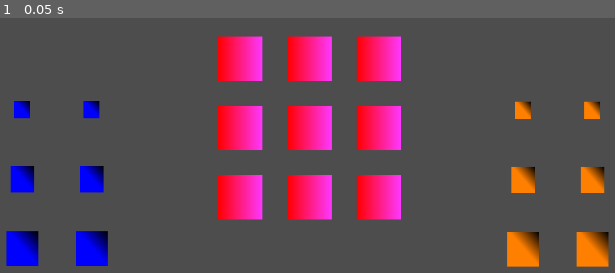
Above: before the commit, frame 1.
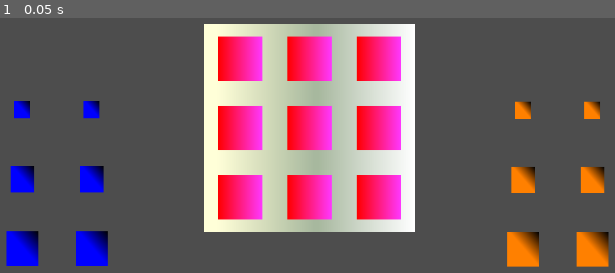
Above: after the commit, the same moment.

Repository: Sukketto/Tris
Game: Godot game, scene res://main.tscn
Two runs of this game, one before a commit and one after it. Both use one fixed random seed, a clock stepped at 60 frames per second and the inputs below.
Inputs:
- Up to frame 1 (0.05 s): no input

The runs differ from the first frame. In frame 1, 17% of the frame differs, in the area x 33-68%, y 2-84%.

Commit message:
Vincitore
- La griglia si colora del colore del vincitore
- Corretto errore nella memorizzazione della griglia
- Rework della libreria druggable per essere più generica
- Impostato il proprietario della pedina la casella di appartenenza.

Diff:
--- a/scenes/Board.tscn
+++ b/scenes/Board.tscn
@@ -1,8 +1,19 @@
-[gd_scene load_steps=2 format=3 uid="uid://dvpna5cl32k2f"]
+[gd_scene load_steps=4 format=3 uid="uid://dvpna5cl32k2f"]
 
 [ext_resource type="Script" path="res://scripts/board.gd" id="1_2k312"]
+
+[sub_resource type="Gradient" id="Gradient_1f45b"]
+offsets = PackedFloat32Array(0.0588235, 0.532872, 1)
+colors = PackedColorArray(1, 1, 0.847059, 1, 0.65098, 0.717647, 0.615686, 1, 1, 1, 1, 1)
+
+[sub_resource type="GradientTexture2D" id="GradientTexture2D_chcic"]
+gradient = SubResource("Gradient_1f45b")
 
 [node name="Board" type="Node2D"]
 script = ExtResource("1_2k312")
 
+[node name="Sprite2D" type="Sprite2D" parent="."]
+scale = Vector2(4.75121, 4.68)
+texture = SubResource("GradientTexture2D_chcic")
+
 [node name="Content" type="Node2D" parent="."]
--- a/scripts/board.gd
+++ b/scripts/board.gd
@@ -5,6 +5,7 @@
 # Matrice di Cell, 3x3
 var _board = []
 @onready var content = $Content
+@onready var sprite = $Sprite2D
 
 @export var cell_scene : PackedScene = preload("res://scenes/Cell.tscn")
 @export var cell_spread : int = 100
@@ -17,7 +18,7 @@
 			var cell = cell_scene.instantiate()
 			cell.position = (Vector2(i, j)*cell.scale*cell_spread)
 			content.add_child(cell)
-			_board[i].append(cell)
+			_board[i+1].append(cell)
 
 func get_winner():
 	# Check for a winner in the rows, columns, and diagonals
@@ -39,3 +40,12 @@
 			_board[1][1].get_pedina_color() == _board[2][0].get_pedina_color():
 		return _board[0][2].get_pedina_color()
 	return null
+
+func _process(delta):
+	var win = get_winner()
+	if win == Pedina.PedinaColor.ORANGE:
+		sprite.modulate = Color(1,0.5,0)
+	elif win == Pedina.PedinaColor.BLUE:
+		sprite.modulate = Color(0,0,1)
+	else:
+		sprite.modulate = Color(1,1,1)
--- a/scripts/draggable.gd
+++ b/scripts/draggable.gd
@@ -3,33 +3,59 @@
 
 var _draggable : bool = false
 var _is_valid_drop_position : bool = false
-var body_ref
-var offset : Vector2
-var initialPos : Vector2
+var _is_dragging : bool = false :
+	set(value):
+		global.is_dragging = value
+		_is_dragging = value
+var _last_drop_zone
+var _initial_drag_offset : Vector2
+var _initial_drag_pos : Vector2
 
 func _process(delta):
-	if _draggable:
-		if Input.is_action_just_pressed("click"):
-			initialPos = global_position
-			offset = get_global_mouse_position() - global_position
-			global.is_dragging = true
+	if can_drag():
+		if Input.is_action_just_pressed("click") and not global.is_dragging:
+			_initial_drag_pos = global_position
+			_initial_drag_offset = get_global_mouse_position() - global_position
+			_is_dragging = true
+	if _is_dragging:
 		if Input.is_action_pressed("click"):
-			global_position = get_global_mouse_position() - offset
-		elif Input.is_action_just_released("click"):
-			global.is_dragging = false
-			var tween = get_tree().create_tween()
-			if _is_valid_drop_position:
-				_on_drop(tween,body_ref)
+			global_position = get_global_mouse_position() - _initial_drag_offset
+		else:
+			_is_dragging = false
+			if can_drop(_last_drop_zone):
+				on_drop(_last_drop_zone)
 			else:
-				tween.tween_property(self,"global_position",initialPos,0.2).set_ease(Tween.EASE_OUT)
+				on_drop_fail(_last_drop_zone)
 
 func _on_area_2d_mouse_entered():
 	if not global.is_dragging:
 		_draggable = true
+		z_index = 2
 
 func _on_area_2d_mouse_exited():
 	if not global.is_dragging:
 		_draggable = false
+		z_index = 1
 
-func _on_drop(tween,body):
-	tween.tween_property(self,"position",body_ref.position,0.2).set_ease(Tween.EASE_OUT)
+func _on_area_2d_body_shape_entered(body_rid, body, body_shape_index, local_shape_index):
+	if body.is_in_group("droppable"):
+		_is_valid_drop_position = true
+		_last_drop_zone = body
+
+func _on_area_2d_body_shape_exited(body_rid, body, body_shape_index, local_shape_index):
+	if body.is_in_group("droppable"):
+		_is_valid_drop_position = false
+
+func can_drag():
+	return _draggable
+
+func can_drop(body):
+	return _is_valid_drop_position
+
+func on_drop(body):
+	var tween = get_tree().create_tween()
+	tween.tween_property(self,"global_position",_last_drop_zone.global_position,0.2).set_ease(Tween.EASE_OUT)
+
+func on_drop_fail(body):
+	var tween = get_tree().create_tween()
+	tween.tween_property(self,"global_position",_initial_drag_pos,0.2).set_ease(Tween.EASE_OUT)
--- a/scripts/pedina.gd
+++ b/scripts/pedina.gd
@@ -36,24 +36,27 @@
 	if cell.can_add_pedina(self):
 		get_parent().remove_child(self)
 		cell.add_pedina(self)
+		set_owner(cell)
 		return true
 	else:
 		return false
 
-func _on_drop(tween,body):
+
+func can_drag():
+	var movable = _draggable
+	var parent = get_owner()
+	if parent is Cell and parent.get_pedina() != self:
+		movable = false
+	return movable
+
+func can_drop(body):
+	return _is_valid_drop_position and body.can_add_pedina(self)
+
+func on_drop(body):
 	var old_pos = global_position
 	if move_to(body):
+		var tween = get_tree().create_tween()
 		tween.tween_property(self,"global_position",old_pos,0)
 		tween.tween_property(self,"position",Vector2(0,0),0.2).set_ease(Tween.EASE_OUT)
 	else:
-		tween.tween_property(self,"global_position",initialPos,0.2).set_ease(Tween.EASE_OUT)
-
-
-func _on_area_2d_body_shape_entered(body_rid, body, body_shape_index, local_shape_index):
-	if body.is_in_group("droppable"):
-		_is_valid_drop_position = true
-		body_ref = body
-
-func _on_area_2d_body_shape_exited(body_rid, body, body_shape_index, local_shape_index):
-	if body.is_in_group("droppable"):
-		_is_valid_drop_position = false
+		super.on_drop_fail(body)
Not shown: 1 places in scenes/Pedina.tscn that only renumber resources
